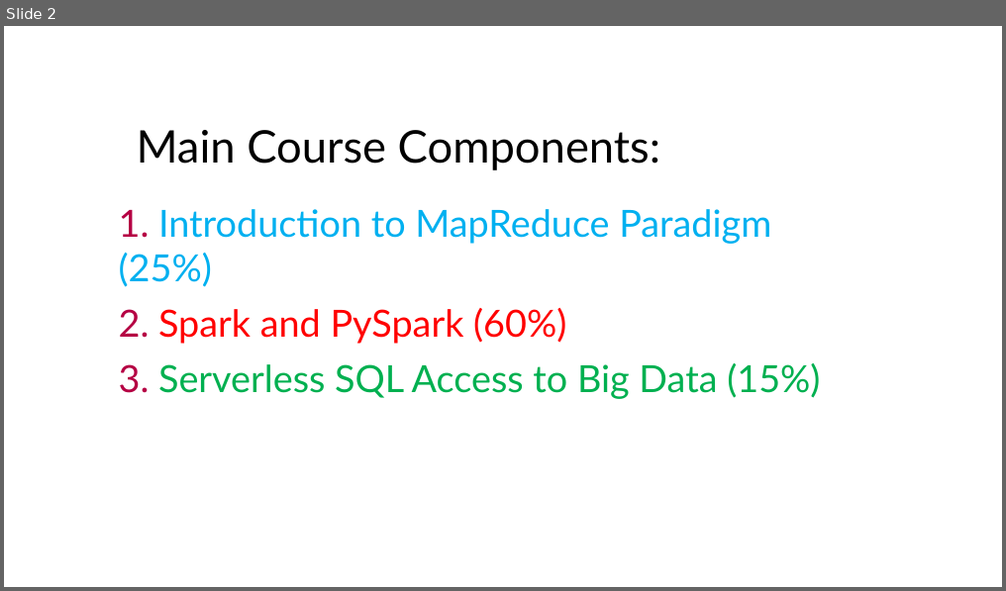
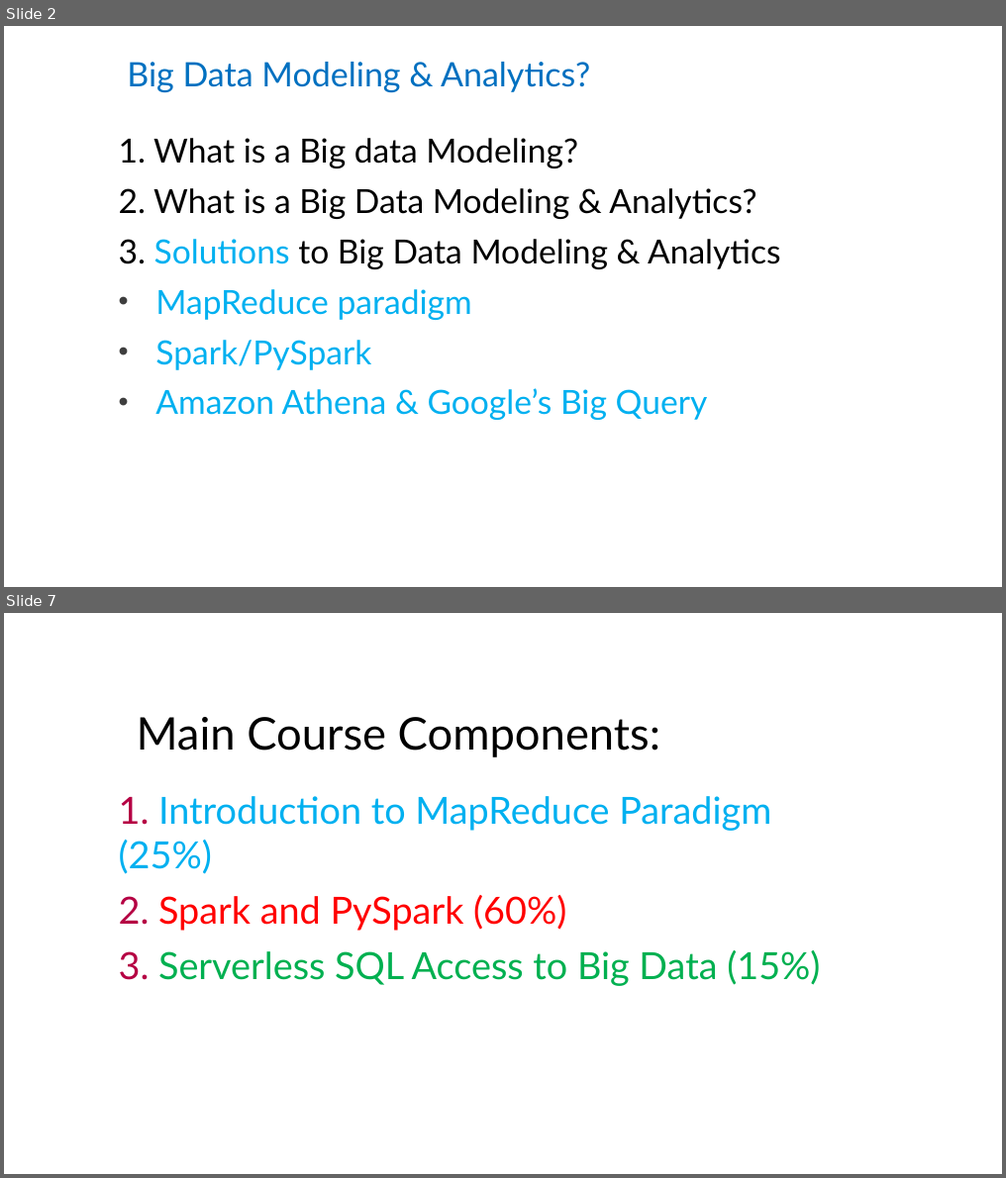
Before and after one commit to mahmoudparsian/big-data-modeling, a slide deck: course_outine_10_weeks/Course_Outline_Big_Data_Modeling.pptx. Shown one above the other, each under a label of ours: slide 2 before the commit, slides 2 and 7 after it; the slides between them are not shown. The pictures are 1006x591 and 1006x1178 pixels, drawn with LibreOffice and Linux fonts; fonts in the diff are those of the drawing; background and template pictures are left out. Boxes give left, top, right and bottom in pixels: in the first picture for what was removed or moved away, otherwise in the second. Text is boxed around its words. In the diff, an @@ line names an element or a change of style, - is before the commit and + after.

```diff
--- a/course_outine_10_weeks/Course_Outline_Big_Data_Modeling.pptx
+++ b/course_outine_10_weeks/Course_Outline_Big_Data_Modeling.pptx
@@ slide 2 added at bbox=[4, 26, 1002, 587], background #FFFFFF @@
@@ title added at bbox=[127, 62, 590, 93], 32.4 pt, text #0070C0 @@
+Big Data Modeling & Analytics?
@@ subtitle added at bbox=[119, 138, 781, 420], 32 pt, text #000000 @@
+1. What is a Big data Modeling?
+2. What is a Big Data Modeling & Analytics?
+3. Solutions to Big Data Modeling & Analytics
+• MapReduce paradigm
+• Spark/PySpark
+• Amazon Athena & Google’s Big Query
@@ what was slide 2 is now slide 7 @@
```
Also in this commit, not shown: 2 slides changed, 4 other slides added, 1 other file.
